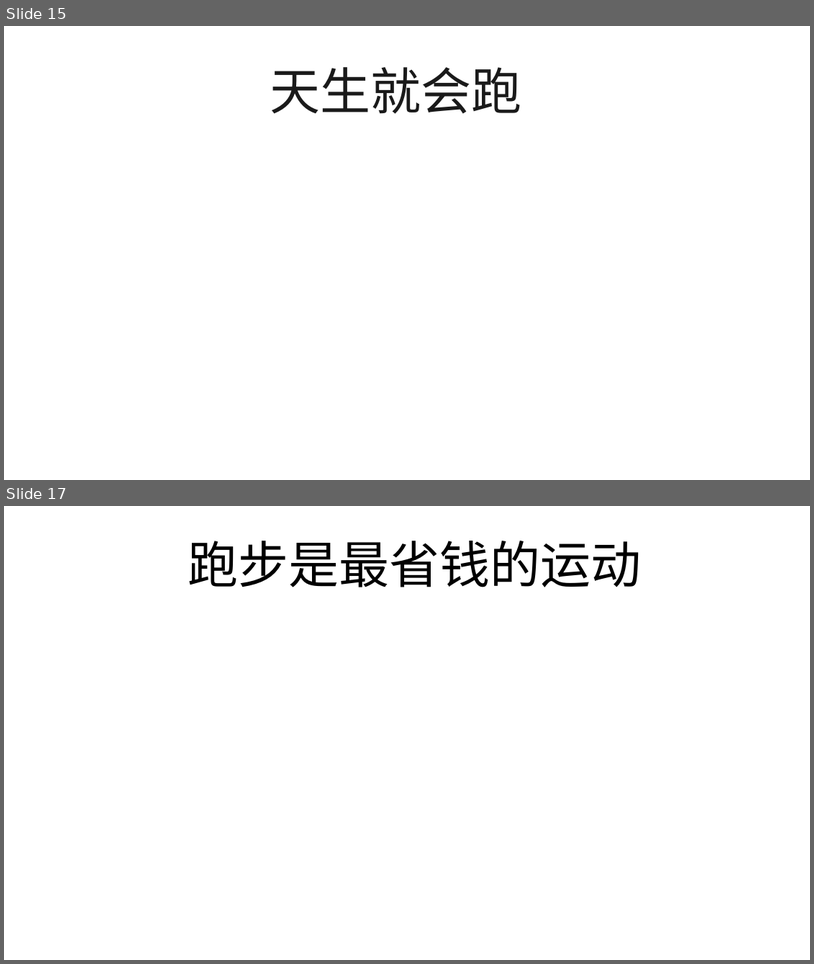
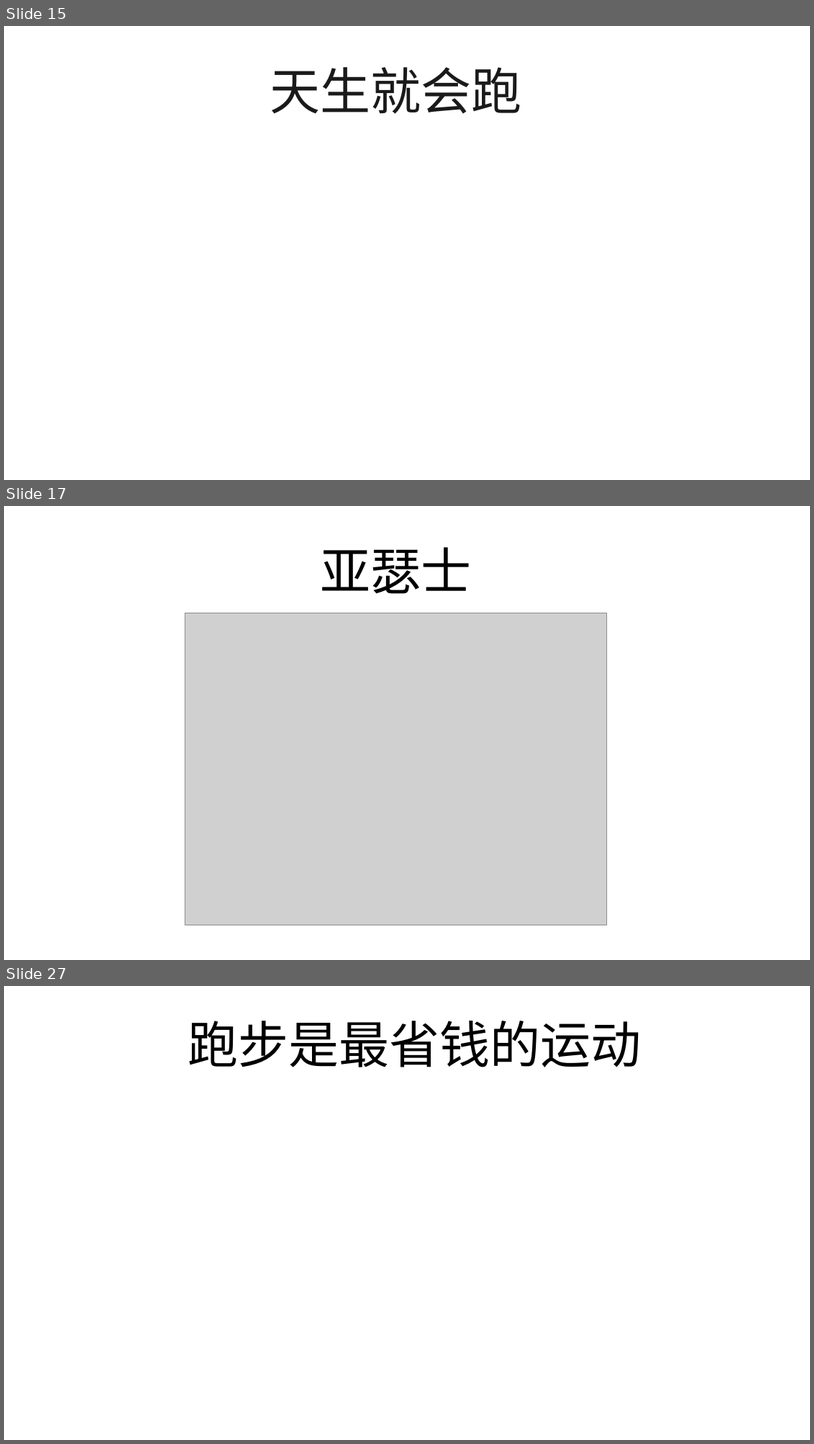
Before and after one commit to FredJiangFei/freetalk, a slide deck: 跑鞋/prod.pptx. Shown one above the other, each under a label of ours: slides 15 and 17 before the commit, slides 15, 17 and 27 after it; the slides between them are not shown. The pictures are 814x964 and 814x1444 pixels, drawn with LibreOffice and Linux fonts; fonts in the diff are those of the drawing; grey boxes stand for pictures. Boxes give left, top, right and bottom in pixels: in the first picture for what was removed or moved away, otherwise in the second. Text is boxed around its words. In the diff, an @@ line names an element or a change of style, - is before the commit and + after.

```diff
--- a/跑鞋/prod.pptx
+++ b/跑鞋/prod.pptx
@@ slide 17 added at <box>4,506,810,960</box>, background #FFFFFF @@
@@ text added at <box>320,547,471,594</box>, 60 pt, text #000000 @@
+亚瑟士
@@ picture added at <box>185,613,607,925</box> @@
@@ what was slide 17 is now slide 27 @@
```
Also in this commit, not shown: 2 slides changed, 10 other slides added, 1 slide removed.
